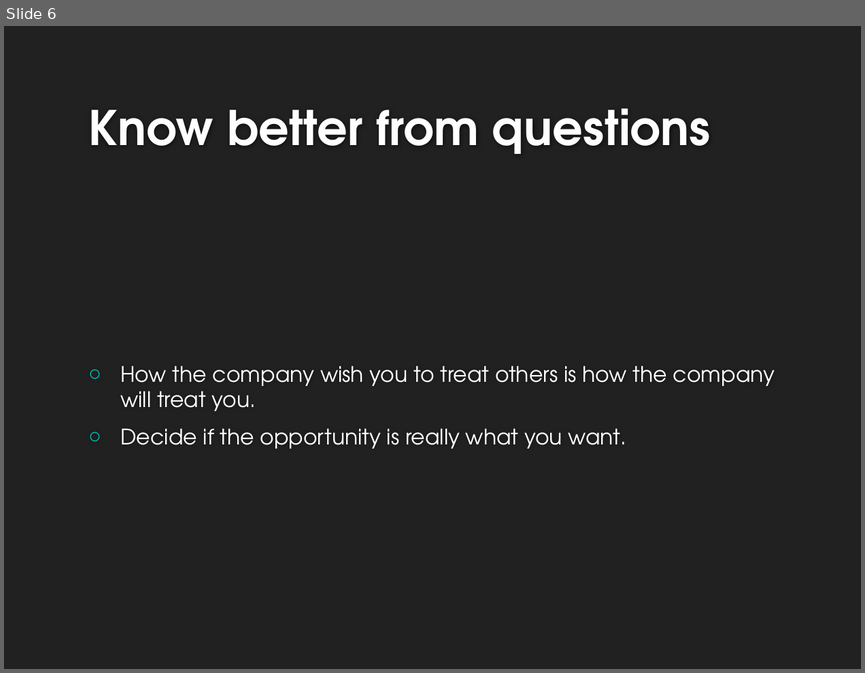
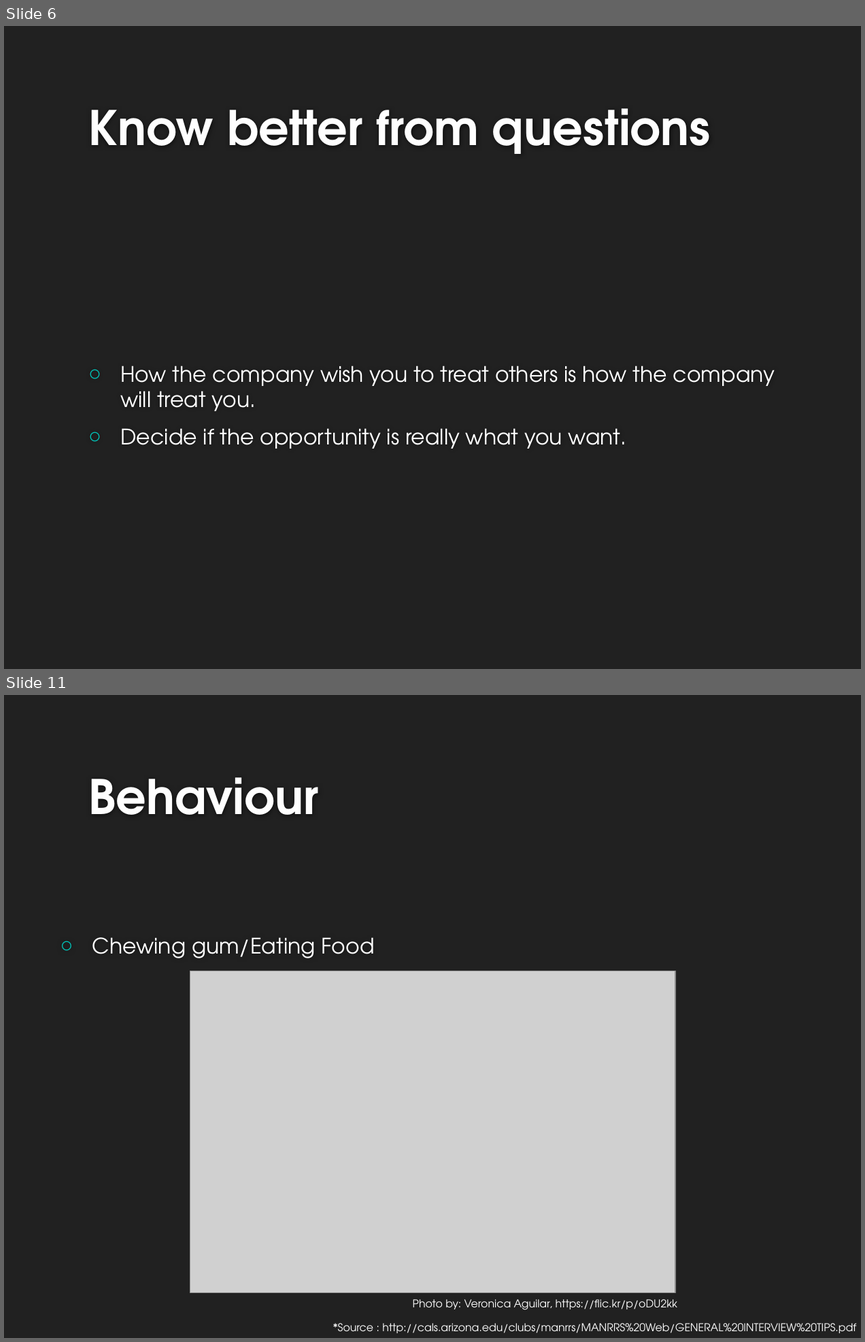
Before and after one commit to riwu/CS2101, a slide deck: OP1.pptx. Shown one above the other, each under a label of ours: slide 6 before the commit, slides 6 and 11 after it; the slides between them are not shown. The pictures are 865x673 and 865x1342 pixels, drawn with LibreOffice and Linux fonts; fonts in the diff are those of the drawing; grey boxes stand for pictures; background and template pictures are left out. Boxes give left, top, right and bottom in pixels: in the first picture for what was removed or moved away, otherwise in the second. Text is boxed around its words. In the diff, an @@ line names an element or a change of style, - is before the commit and + after.

```diff
--- a/OP1.pptx
+++ b/OP1.pptx
@@ slide 11 added at [4,695,861,1338], background #212121 @@
@@ title added at [88,777,318,815], 40 pt, text #FEFEFE, bold @@
+Behaviour
@@ text added at [92,937,374,958], 18 pt, text #FFFFFF @@
+○ Chewing gum/Eating Food
@@ picture added at [190,971,676,1292] @@
@@ text added at [413,1299,678,1310], 9 pt, text #FFFFFF @@
+Photo by: Veronica Aguilar, https://flic.kr/p/oDU2kk
@@ text added at [333,1323,856,1333], 9 pt, text #FFFFFF @@
+*Source : http://cals.arizona.edu/clubs/manrrs/MANRRS%20Web/GENERAL%20INTERVIEW%20TIPS.pdf
```
Also in this commit, not shown: 1 slide changed, 5 other slides added.
